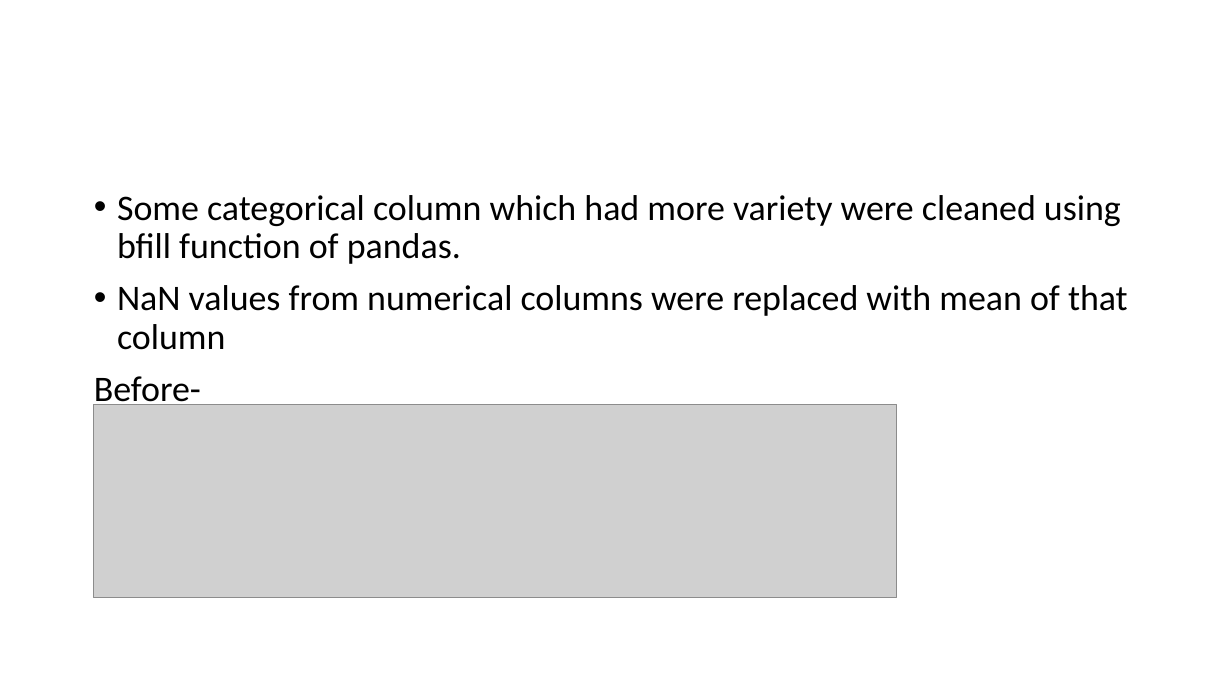
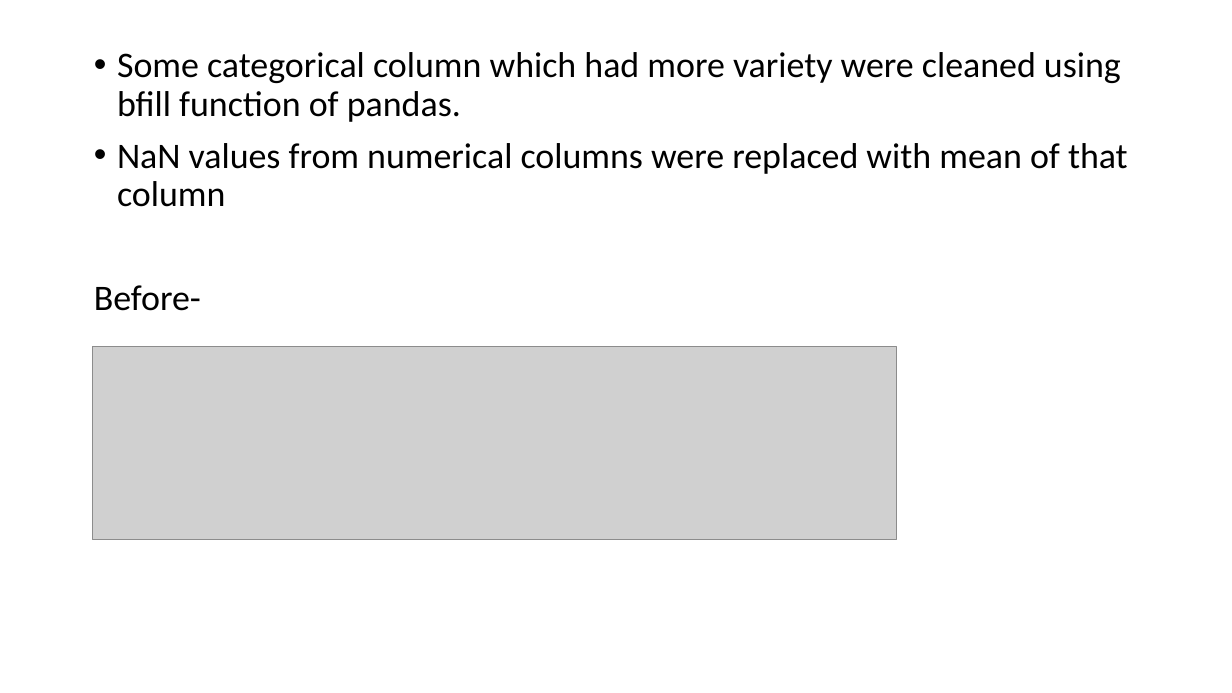
Before and after one commit to mohitgaggar/IDSproject, a slide deck: slide 5 of IDS.pptx. Drawn at 1232x693 pixels with LibreOffice and Linux fonts; fonts in the diff are those of the drawing; grey boxes stand for pictures. Boxes give left, top, right and bottom in pixels: in the first picture for what was removed or moved away, otherwise in the second. Text is boxed around its words. In the diff, an @@ line names an element or a change of style, - is before the commit and + after.

```diff
--- a/IDS.pptx
+++ b/IDS.pptx
@@ text "Some categorical column which had ..." rewrapped from [94, 195, 1128, 410] to [94, 52, 1128, 311] @@
@@ picture: place and size @@
-picture at [93, 405, 897, 598]
+picture at [92, 347, 897, 540]
```
Also in this commit, not shown: 8 other slides changed, 1 slide removed.
